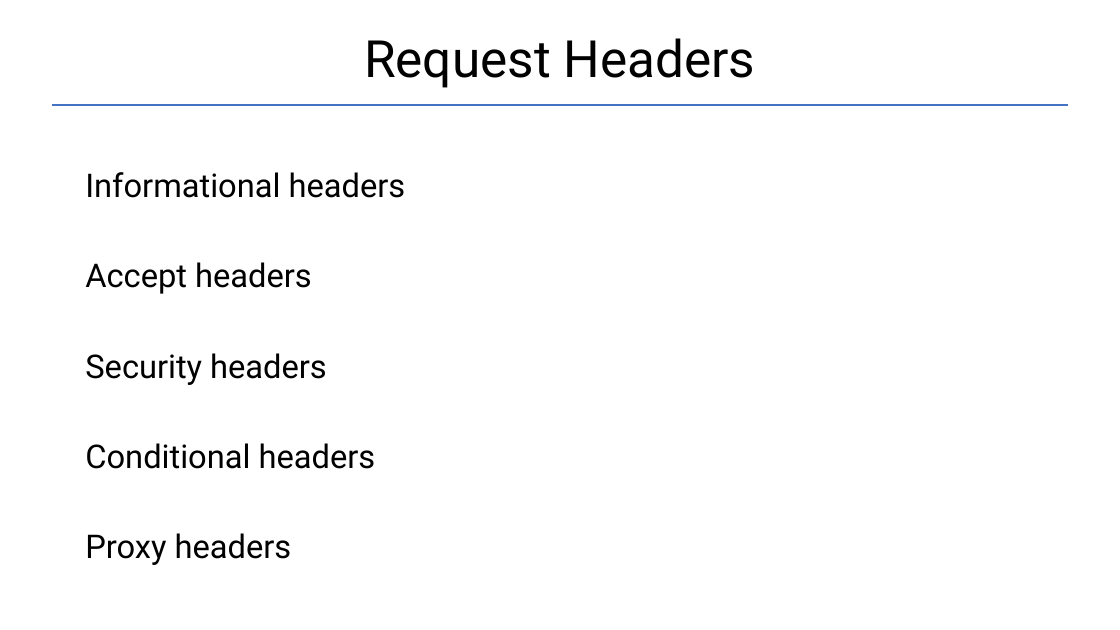
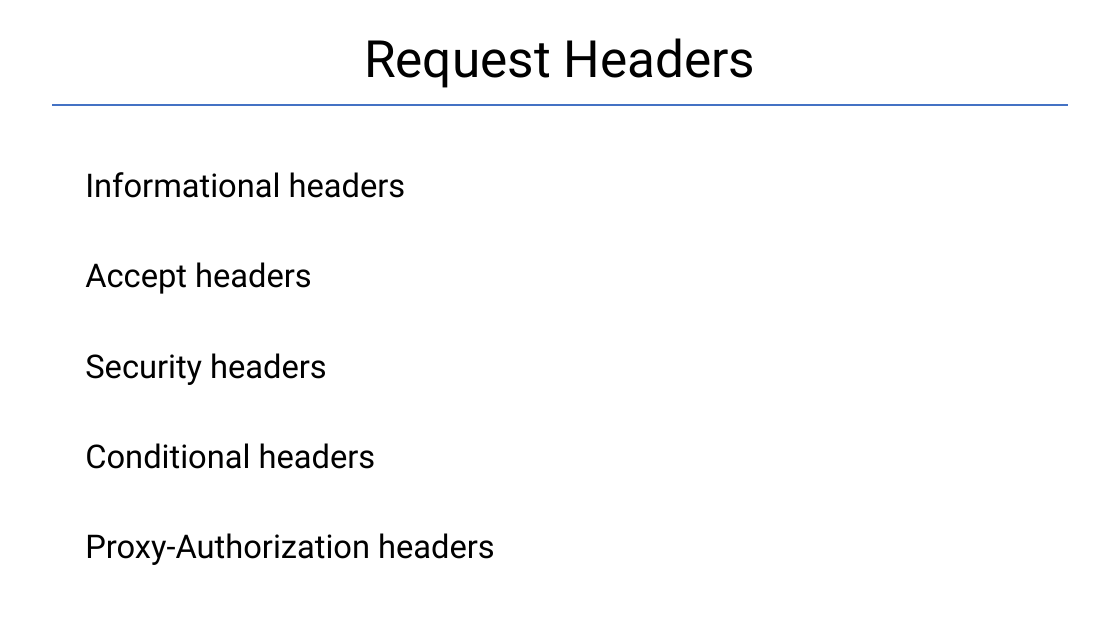
Before and after one commit to Garnik94/Levelup_presentations, a slide deck: slide 18 of Http/Http_presentation.pptx. Drawn at 1120x630 pixels with LibreOffice and Linux fonts; fonts in the diff are those of the drawing. Boxes give left, top, right and bottom in pixels: in the first picture for what was removed or moved away, otherwise in the second. Text is boxed around its words. In the diff, an @@ line names an element or a change of style, - is before the commit and + after.

```diff
--- a/Http/Http_presentation.pptx
+++ b/Http/Http_presentation.pptx
@@ text at box(85, 533, 495, 565): text changed @@
-Proxy headers
+Proxy-Authorization headers
```
Also in this commit, not shown: 4 other slides changed, 1 other file.
